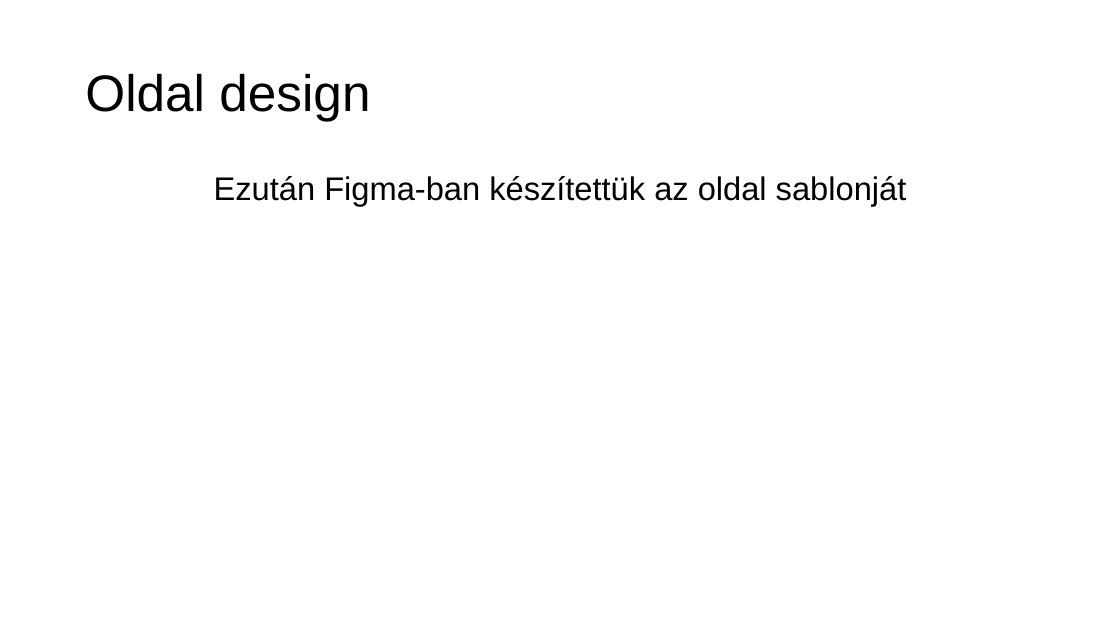
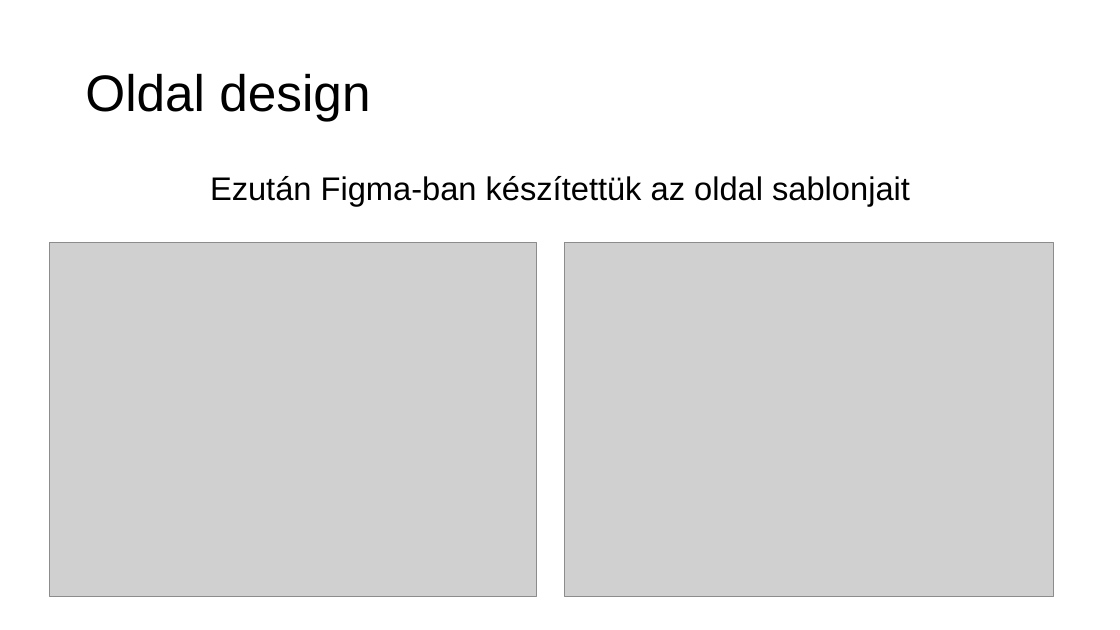
Before and after one commit to verbence/webes-projekt, a slide deck: slide 8 of PPT/tztpvb_barkacs.pptx. Drawn at 1120x630 pixels with LibreOffice and Linux fonts; fonts in the diff are those of the drawing; grey boxes stand for pictures. Boxes give left, top, right and bottom in pixels: in the first picture for what was removed or moved away, otherwise in the second. Text is boxed around its words. In the diff, an @@ line names an element or a change of style, - is before the commit and + after.

```diff
--- a/PPT/tztpvb_barkacs.pptx
+++ b/PPT/tztpvb_barkacs.pptx
@@ text at (x1=210, y1=176, x2=910, y2=206): text changed @@
-Ezután Figma-ban készítettük az oldal sablonját
+Ezután Figma-ban készítettük az oldal sablonjait
@@ picture added at (x1=50, y1=243, x2=537, y2=597) @@
@@ picture added at (x1=565, y1=243, x2=1054, y2=597) @@
```
Also in this commit, not shown: 3 other slides changed, 6 slides added, 5 slides removed.
